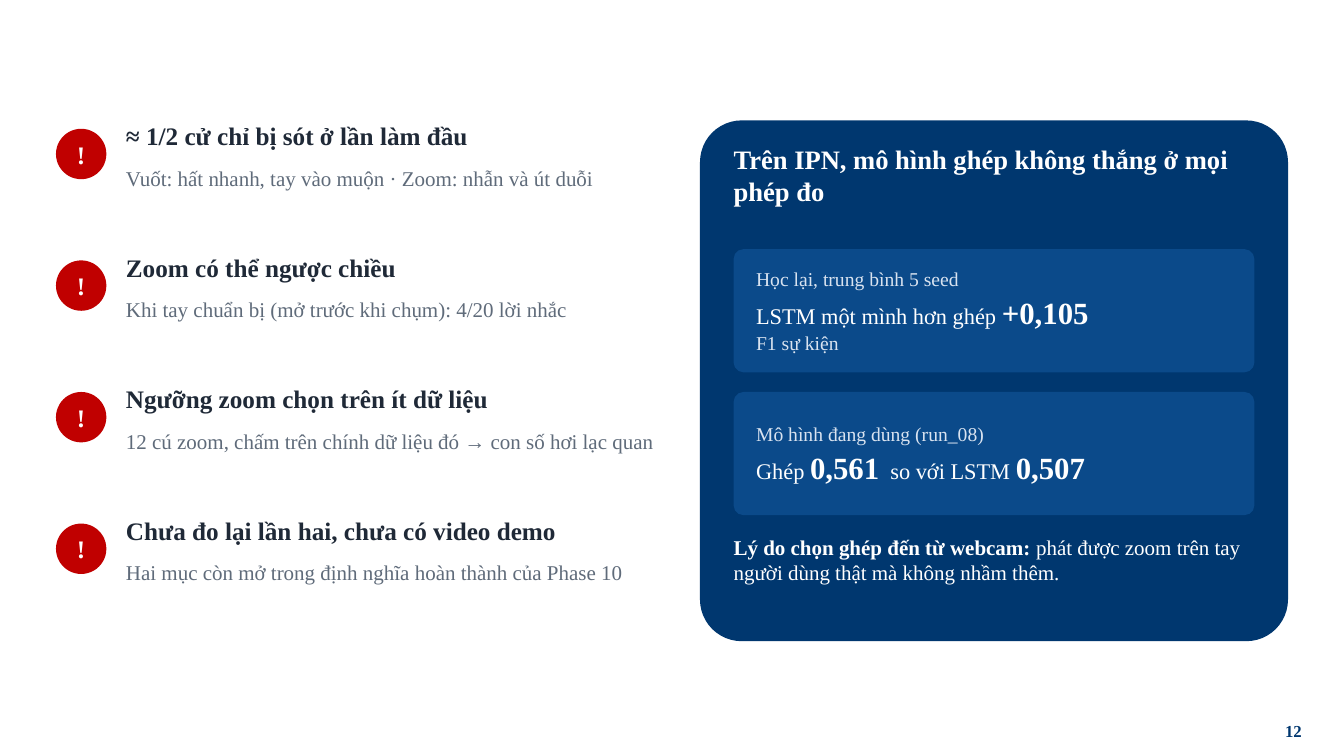
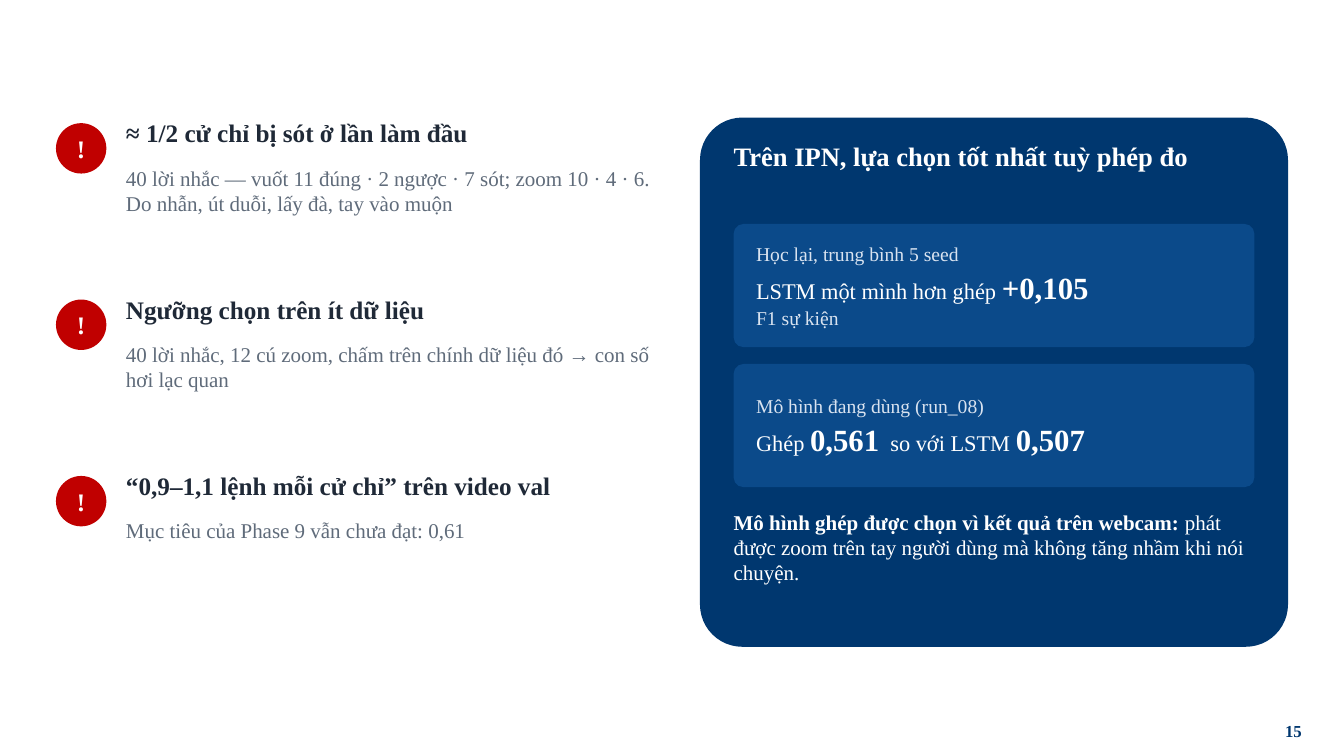
Before and after one commit to tienlamict/cv-action-recognition, a slide deck: slide 15 of docs/thuyet-trinh-phase-8-10.pptx (slide 12 before the commit). Drawn at 1344x756 pixels with LibreOffice and Linux fonts; fonts in the diff are those of the drawing; background and template pictures are left out. Boxes give left, top, right and bottom in pixels: in the first picture for what was removed or moved away, otherwise in the second. Text is boxed around its words. In the diff, an @@ line names an element or a change of style, - is before the commit and + after.

```diff
--- a/docs/thuyet-trinh-phase-8-10.pptx
+++ b/docs/thuyet-trinh-phase-8-10.pptx
@@ rounded rectangle: place and size @@
-rounded rectangle at [700, 120, 1288, 641]
+rounded rectangle at [700, 118, 1288, 647]
@@ ellipse "!": place and size @@
-ellipse "!" at [56, 129, 107, 179]
+ellipse "!" at [56, 123, 107, 173]
@@ text at [734, 146, 1188, 172]: text changed @@
-Trên IPN, mô hình ghép không thắng ở mọi phép đo
+Trên IPN, lựa chọn tốt nhất tuỳ phép đo
@@ text removed at [126, 170, 593, 190] @@
-Vuốt: hất nhanh, tay vào muộn · Zoom: nhẫn và út duỗi
@@ text added at [126, 171, 650, 216], 15 pt, text #5F6B7A @@
+40 lời nhắc — vuốt 11 đúng · 2 ngược · 7 sót; zoom 10 · 4 · 6. Do nhẫn, út duỗi, lấy đà, tay vào muộn
@@ rounded rectangle "Học lại, trung bình 5 ...": place and size @@
-rounded rectangle "Học lại, trung bình 5 ..." at [734, 249, 1255, 372]
+rounded rectangle "Học lại, trung bình 5 ..." at [734, 224, 1255, 347]
@@ text removed at [126, 258, 395, 283] @@
-Zoom có thể ngược chiều
@@ ellipse "!": place and size @@
-ellipse "!" at [56, 260, 107, 311]
+ellipse "!" at [56, 299, 107, 350]
@@ text at [126, 301, 424, 325]: text changed @@
-Ngưỡng zoom chọn trên ít dữ liệu
+Ngưỡng chọn trên ít dữ liệu
@@ text removed at [126, 302, 567, 322] @@
-Khi tay chuẩn bị (mở trước khi chụm): 4/20 lời nhắc
@@ text at [126, 347, 649, 392]: text changed @@
-12 cú zoom, chấm trên chính dữ liệu đó → con số hơi lạc quan
+40 lời nhắc, 12 cú zoom, chấm trên chính dữ liệu đó → con số hơi lạc quan
@@ rounded rectangle "Mô hình đang dùng (run_08)": place and size @@
-rounded rectangle "Mô hình đang dùng (run_08)" at [734, 392, 1255, 515]
+rounded rectangle "Mô hình đang dùng (run_08)" at [734, 364, 1255, 487]
@@ ellipse removed at [56, 392, 107, 443] @@
-!
@@ ellipse "!": place and size @@
-ellipse "!" at [56, 523, 107, 574]
+ellipse "!" at [56, 476, 107, 526]
@@ text added at [126, 475, 550, 500], 18 pt, text #1F2937, bold @@
+“0,9–1,1 lệnh mỗi cử chỉ” trên video val
@@ text at [126, 522, 465, 542]: text changed @@
-Hai mục còn mở trong định nghĩa hoàn thành của Phase 10
+Mục tiêu của Phase 9 vẫn chưa đạt: 0,61
@@ text removed at [126, 521, 556, 545] @@
-Chưa đo lại lần hai, chưa có video demo
@@ text at [734, 514, 1244, 585]: text changed @@
-Lý do chọn ghép đến từ webcam: phát được zoom trên tay người dùng thật mà không nhầm thêm.
+Mô hình ghép được chọn vì kết quả trên webcam: phát được zoom trên tay người dùng mà không tăng nhầm khi nói chuyện.
@@ page number at [1285, 726, 1302, 737]: text changed @@
-12
+15
```
Also in this commit, not shown: 2 other slides changed, 14 slides added, 10 slides removed, 5 other files.
